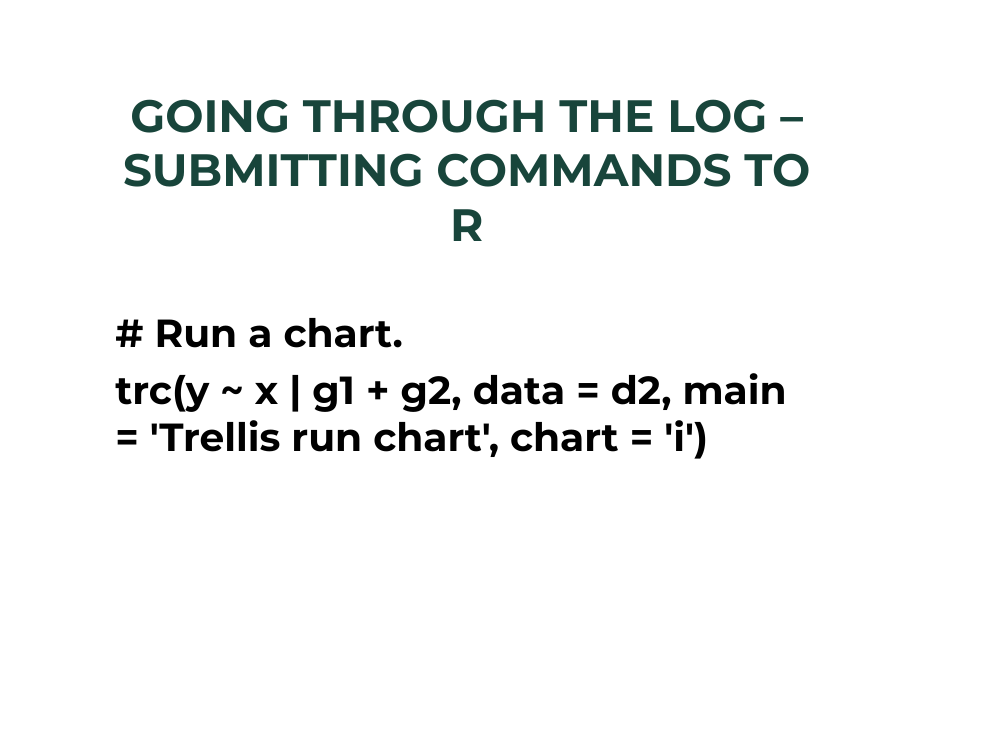
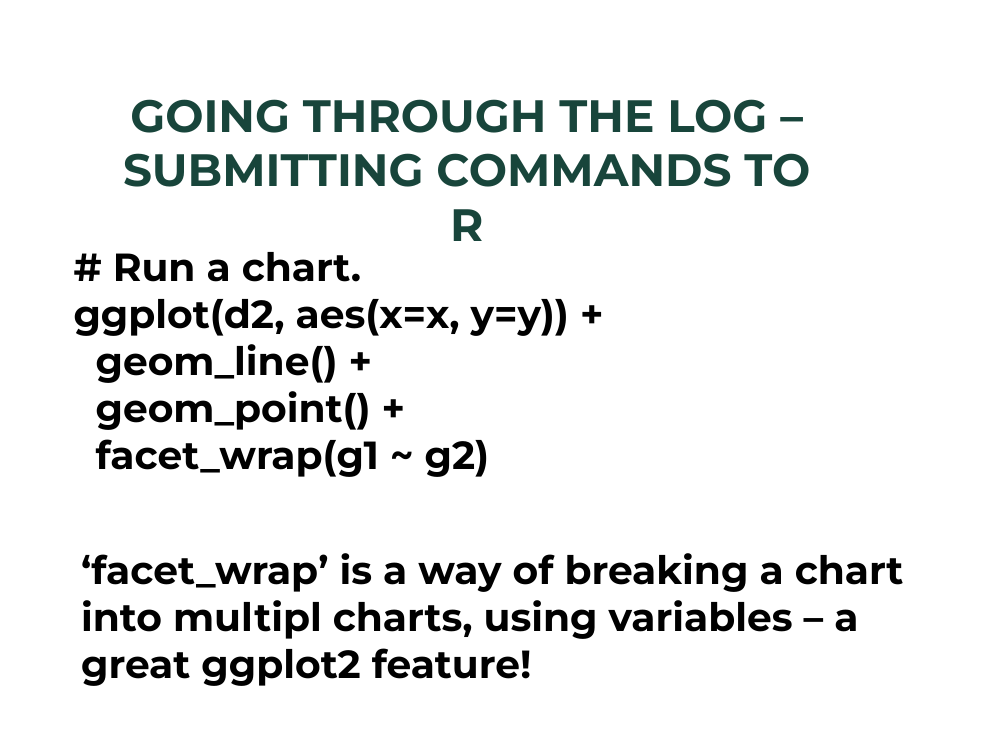
Before and after one commit to BarryDeCicco/SASandRandSAS, a slide deck: slide 20 of Presentations/SAS and R and SAS (MiSUG, 2021_08_25, CSTAT Layout).pptx. Drawn at 1008x756 pixels with LibreOffice and Linux fonts; fonts in the diff are those of the drawing; background and template pictures are left out. Boxes give left, top, right and bottom in pixels: in the first picture for what was removed or moved away, otherwise in the second. Text is boxed around its words. In the diff, an @@ line names an element or a change of style, - is before the commit and + after.

```diff
--- a/Presentations/SAS and R and SAS (MiSUG, 2021_08_25, CSTAT Layout).pptx
+++ b/Presentations/SAS and R and SAS (MiSUG, 2021_08_25, CSTAT Layout).pptx
@@ text "# Run a chart." moved from (x1=115, y1=318, x2=787, y2=459) to (x1=74, y1=252, x2=904, y2=686) @@
@@ text at (x1=74, y1=299, x2=904, y2=686): text changed @@
-trc(y ~ x | g1 + g2, data = d2, main = 'Trellis run chart', chart = 'i')
+ggplot(d2, aes(x=x, y=y)) +
+geom_line() +
+geom_point() +
+facet_wrap(g1 ~ g2)
+‘facet_wrap’ is a way of breaking a chart into multipl charts, using variables – a great ggplot2 feature!
```
Also in this commit, not shown: 7 other slides changed, 1 slide added, 1 slide removed, 1 other file.
